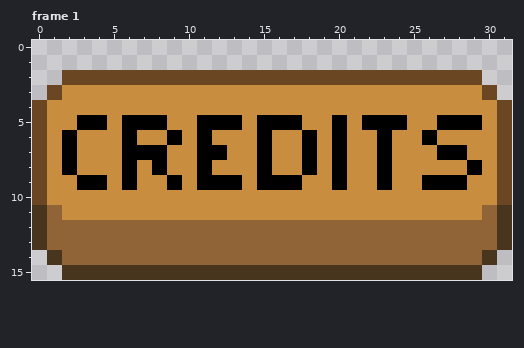
Two states of a pixel-art file, Assets/Art/UI/Ingame/CreditsButton.aseprite. The picture above was drawn from the file before the commit.
32x16 pixels, 3 frames. Pixels under 10% opacity are left out. Colours within 5 levels of each other are drawn and written as one. Shown: frame 1.
The result:
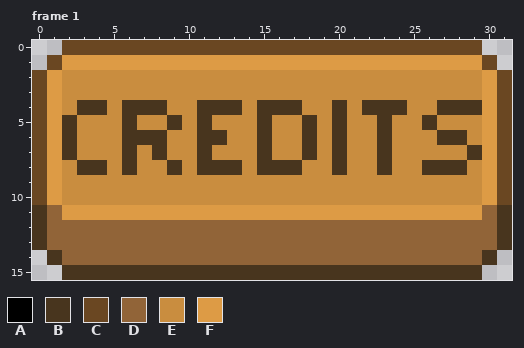
Palette (. is transparent): A #000000  B #48351e  C #6a4722  D #916438  E #c98d3f  F #dd9b45
The edit:
Frame 1, layers "Layer 2", "Layer 1":
y 0: x 2..29 ............................ -> CCCCCCCCCCCCCCCCCCCCCCCCCCCC
y 1: x 1..30 .............................. -> CFFFFFFFFFFFFFFFFFFFFFFFFFFFFC
y 2: x 0..31 ..CCCCCCCCCCCCCCCCCCCCCCCCCCCC.. -> CFEEEEEEEEEEEEEEEEEEEEEEEEEEEEFC
y 3: x 0..1 .C -> CF; x 30..31 C. -> FC
y 4: x 1 E -> F; x 3..4 EE -> BB; x 6..8 EEE -> BBB; x 11..13 EEE -> BBB; x 15..17 EEE -> BBB; x 20 E -> B; x 22..24 EEE -> BBB; x 27..30 EEEE -> BBBF
y 5: x 1..4 EEAA -> FBEE; x 6..9 AAAE -> BEEB; x 11..13 AAA -> BEE; x 15..18 AAAE -> BEEB; x 20 A -> B; x 22..24 AAA -> EBE; x 26..30 EAAAE -> BEEEF
y 6: x 1..2 EA -> FB; x 6..9 AEEA -> BBBE; x 11..12 AE -> BB; x 15 A -> B; x 18 A -> B; x 20 A -> B; x 23 A -> B; x 26..28 AEE -> EBB; x 30 E -> F
y 7: x 1..2 EA -> FB; x 6..8 AAA -> BEB; x 11..12 AA -> BE; x 15 A -> B; x 18 A -> B; x 20 A -> B; x 23 A -> B; x 27..30 AAEE -> EEBF
y 8: x 1..4 EAEE -> FEBB; x 6 A -> B; x 8..9 AE -> EB; x 11..13 AEE -> BBB; x 15..18 AEEA -> BBBE; x 20 A -> B; x 23 A -> B; x 26..30 EEEAE -> BBBEF
y 9: x 1 E -> F; x 3..4 AA -> EE; x 6 A -> E; x 9 A -> E; x 11..13 AAA -> EEE; x 15..17 AAA -> EEE; x 20 A -> E; x 23 A -> E; x 26..28 AAA -> EEE; x 30 E -> F
y 10: x 1 E -> F; x 30 E -> F
y 11: x 2..29 EEEEEEEEEEEEEEEEEEEEEEEEEEEE -> FFFFFFFFFFFFFFFFFFFFFFFFFFFF
Boxes around the changes in both pictures, in picture pixels (x1, y1, x2, y2):
changed: (32, 40, 512, 220)
